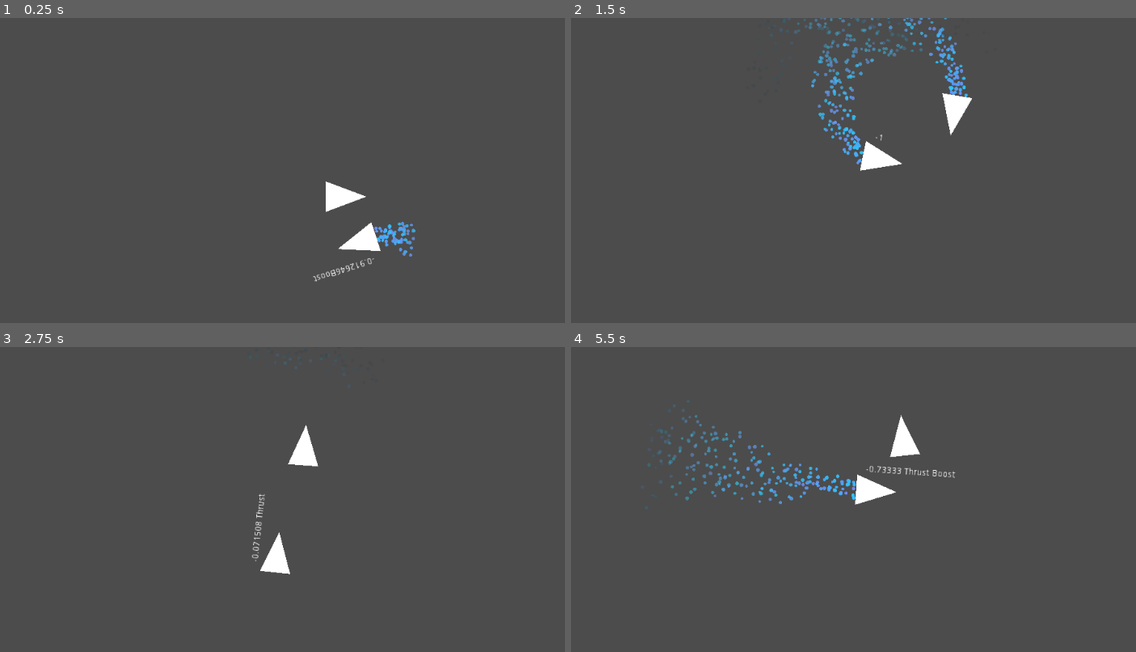
Above: before the commit, frames 1-4 (two rows, left to right).
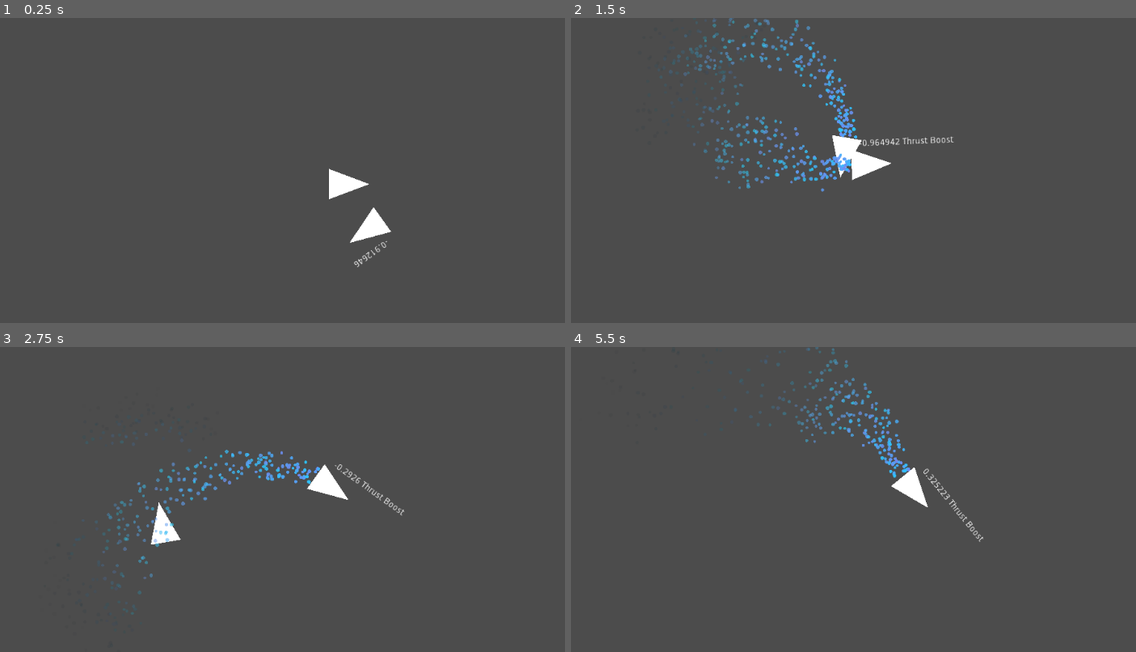
Above: after the commit, the same moments.

Repository: Insta-x/boost-racer
Game: Godot game, scene res://Src/SampleWorld.tscn
Same seed, same stepped clock (60 frames per second), same inputs: the game is played once before the commit and once after it.
Inputs:
- Up to frame 1 (0.25 s): no input
- Up to frame 2 (1.5 s): hold D (turn_right) 0.53-1.28 s; hold Space (boost) 0.53-1.28 s; hold S (brake) from 1.28 s (still down); tap Space (boost) at 1.35 s
- Up to frame 3 (2.75 s): release S (brake) at 2.03 s; hold D (turn_right) from 2.03 s (still down); hold Space (boost) from 2.03 s (still down)
- Up to frame 4 (5.5 s): release D (turn_right) at 2.78 s; release Space (boost) at 2.78 s; hold W (thrust) 2.78-3.53 s; tap Space (boost) at 2.85, 4.35 s; hold Space (boost) 3.53-4.28 s; hold A (turn_left) 3.53-5.03 s; hold S (brake) from 5.03 s (still down); hold Space (boost) from 5.03 s (still down)

The runs differ from the first frame. In frame 1, 1.4% of the frame differs, in the area x 55-74%, y 49-87%; in frame 2, 4.7%, in the area x 17-71%, y 0-58%; in frame 3, 2.8%; in frame 4, 3.5%.

Commit message:
boost tiap saat ekwkwk

Diff:
--- a/Src/Lee/AreaGuider.gd
+++ b/Src/Lee/AreaGuider.gd
@@ -2,7 +2,7 @@
 
 class_name AreaGuider
 
-export var target_speed := 600
+export var target_speed := 750
 onready var target_velocity : Vector2 = $Direction.position.normalized() * target_speed
 
 func _on_AreaGuider_body_entered(body : EnemyRacer):
--- a/Src/Racer/EnemyRacer.gd
+++ b/Src/Racer/EnemyRacer.gd
@@ -25,6 +25,7 @@
 	avoid_wall()
 	actions()
 	debug()
+	if thrusting and not boosting: boost()
 
 func actions() -> void:
 	# kalo ga searah, searahin dulu
@@ -46,10 +47,10 @@
 	braking = (deg2rad(45) < vrot and vrot < deg2rad(360-45)) and linear_velocity.length() > 50 or linear_velocity.length() - (target_velocity + adjust_velocity).length() > -30
 
 	# boosting
-	boosting = false
-	if canboost > 0:
-		if vrot < deg2rad(15) or vrot > deg2rad(360-15):
-			boost()
+	#boosting = false
+	#if canboost > 0:
+	#	if vrot < deg2rad(15) or vrot > deg2rad(360-15):
+	#		boost()
 
 	# thrusting
 	if PI/2 < deg2rad(90-45) and drot < deg2rad(270+45):
@@ -62,6 +63,7 @@
 		thrusting = true
 	else:
 		thrusting = false
+
 
 onready var raycastL := $RayCastLeft
 onready var raycastR := $RayCastRight
--- a/Src/SampleWorld.tscn
+++ b/Src/SampleWorld.tscn
@@ -56,7 +56,7 @@
 position = Vector2( 105, 134 )
 rotation = 3.14159
 
-[node name="Camera2D" type="Camera2D" parent="RacerGuider/EnemyRacer" index="7"]
+[node name="Camera2D" type="Camera2D" parent="RacerGuider/EnemyRacer" index="10"]
 position = Vector2( 41, 70 )
 rotation = 3.14159
 current = true
